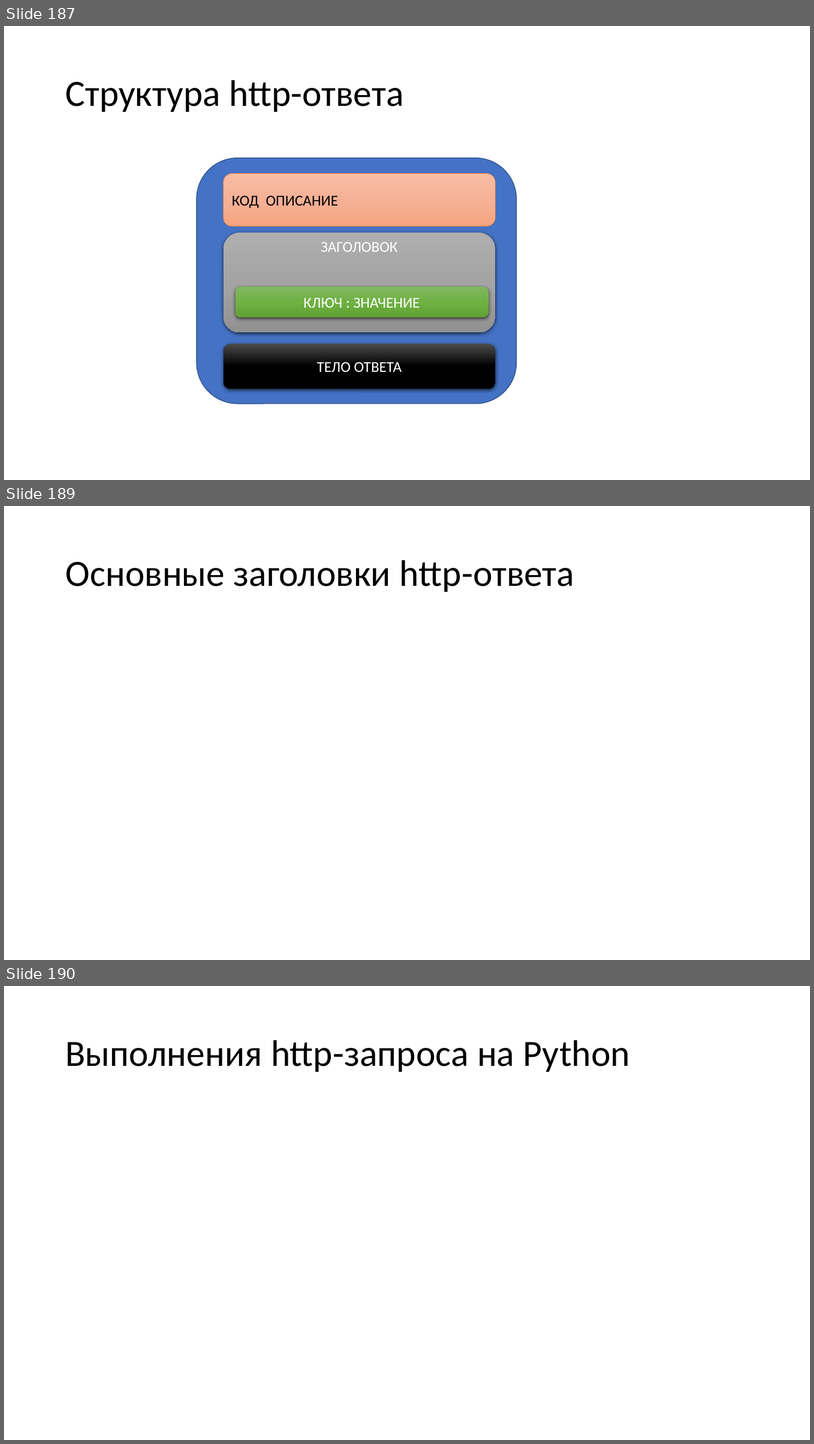
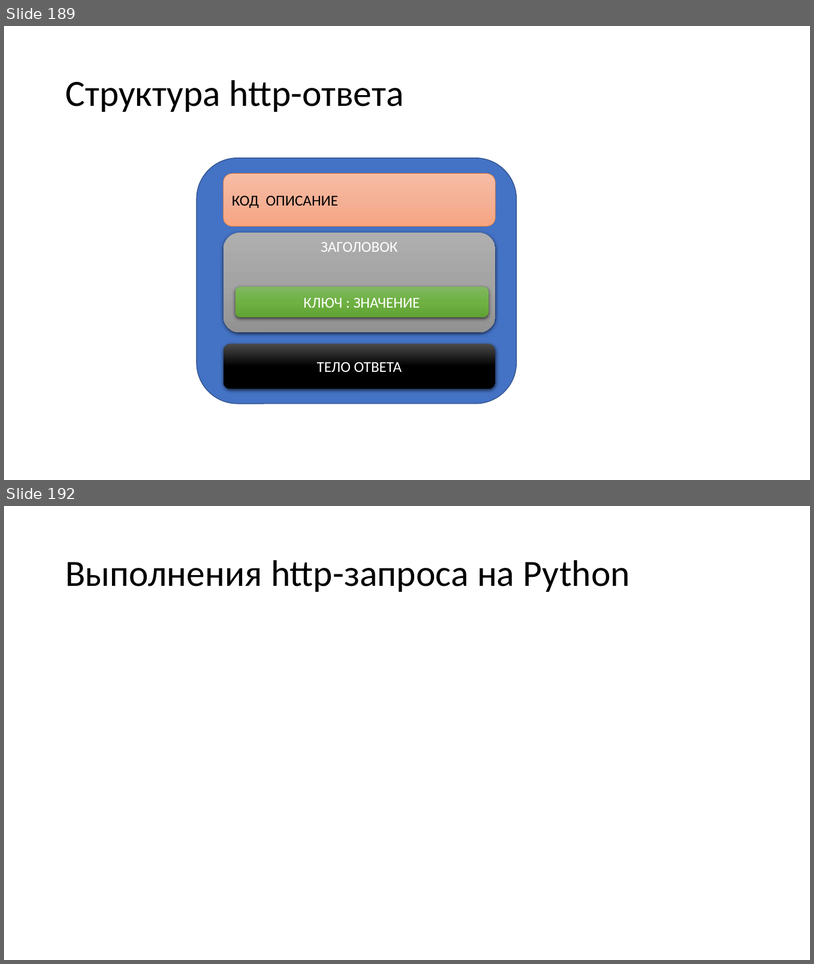
Before and after one commit to paveltsytovich/telegram-course, a slide deck: Presentation/Разработка ботов для телеграмм на Python.pptx. Shown one above the other, each under a label of ours: slides 187, 189 and 190 before the commit, slides 189 and 192 after it; the slides between them are not shown. The pictures are 814x1444 and 814x964 pixels, drawn with LibreOffice and Linux fonts; fonts in the diff are those of the drawing. Boxes give left, top, right and bottom in pixels: in the first picture for what was removed or moved away, otherwise in the second. Text is boxed around its words. In the diff, an @@ line names an element or a change of style, - is before the commit and + after.

Commit message:
теория по http-протоколу

```diff
--- a/Presentation/Разработка ботов для телеграмм на Python.pptx
+++ b/Presentation/Разработка ботов для телеграмм на Python.pptx
@@ slide 189 removed at <box>4,506,810,960</box>, background #FFFFFF @@
@@ title removed at <box>65,560,575,592</box> @@
-Основные заголовки http-ответа
@@ what was slide 187 is now slide 189 @@
@@ what was slide 190 is now slide 192 @@
```
Also in this commit, not shown: 1 slide changed, 4 slides added, 1 other slide removed.
